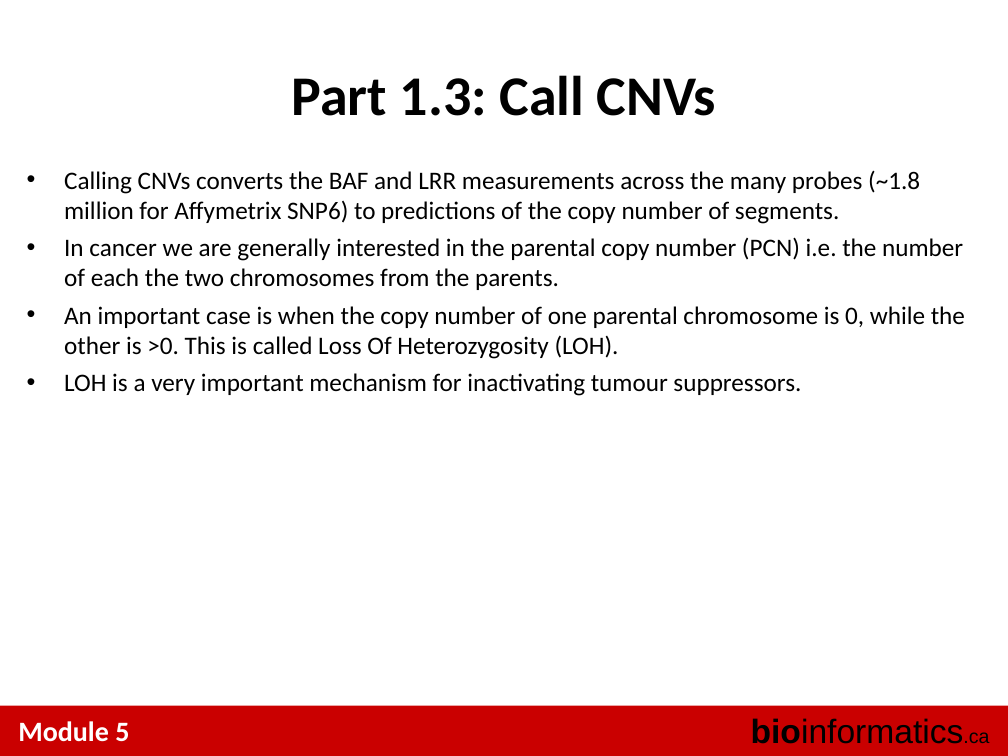
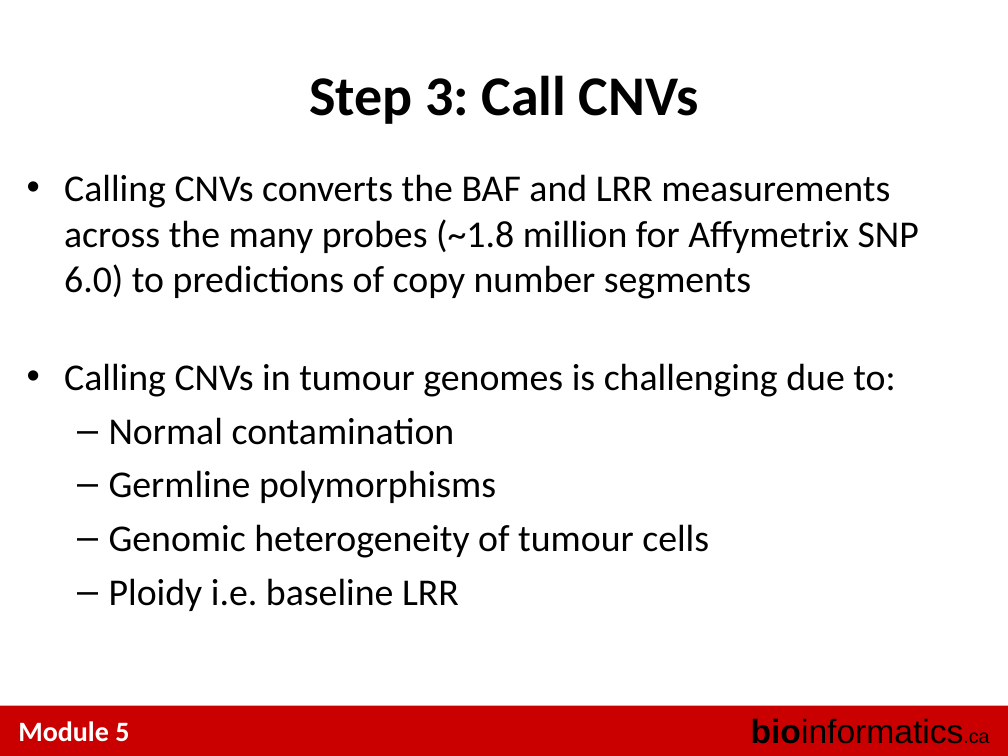
Before and after one commit to tinyheero/BICG-2016, a slide deck: slide 12 of copy_number/content/BiCG_2014_Module5_Lab_shah.ppt. Drawn at 1008x756 pixels with LibreOffice and Linux fonts; fonts in the diff are those of the drawing. Boxes give left, top, right and bottom in pixels: in the first picture for what was removed or moved away, otherwise in the second. Text is boxed around its words. In the diff, an @@ line names an element or a change of style, - is before the commit and + after.

```diff
--- a/copy_number/content/BiCG_2014_Module5_Lab_shah.ppt
+++ b/copy_number/content/BiCG_2014_Module5_Lab_shah.ppt
@@ text at box(309, 75, 698, 124): text changed @@
-Part 1.3: Call CNVs
+Step 3: Call CNVs
@@ text at box(64, 174, 919, 611): text changed; size 18 to 27 pt @@
-• Calling CNVs converts the BAF and LRR measurements across the many probes (~1.8 million for Affymetrix SNP6) to predictions of the copy number of segments.
-• In cancer we are generally interested in the parental copy number (PCN) i.e. the number of each the two chromosomes from the parents.
-• An important case is when the copy number of one parental chromosome is 0, while the other is >0. This is called Loss Of Heterozygosity (LOH).
-• LOH is a very important mechanism for inactivating tumour suppressors.
+• Calling CNVs converts the BAF and LRR measurements across the many probes (~1.8 million for Affymetrix SNP 6.0) to predictions of copy number segments
+• Calling CNVs in tumour genomes is challenging due to:
+  – Normal contamination
+  – Germline polymorphisms
+  – Genomic heterogeneity of tumour cells
+  – Ploidy i.e. baseline LRR
```
Also in this commit, not shown: 13 other slides changed, 5 slides added, 18 slides removed.
